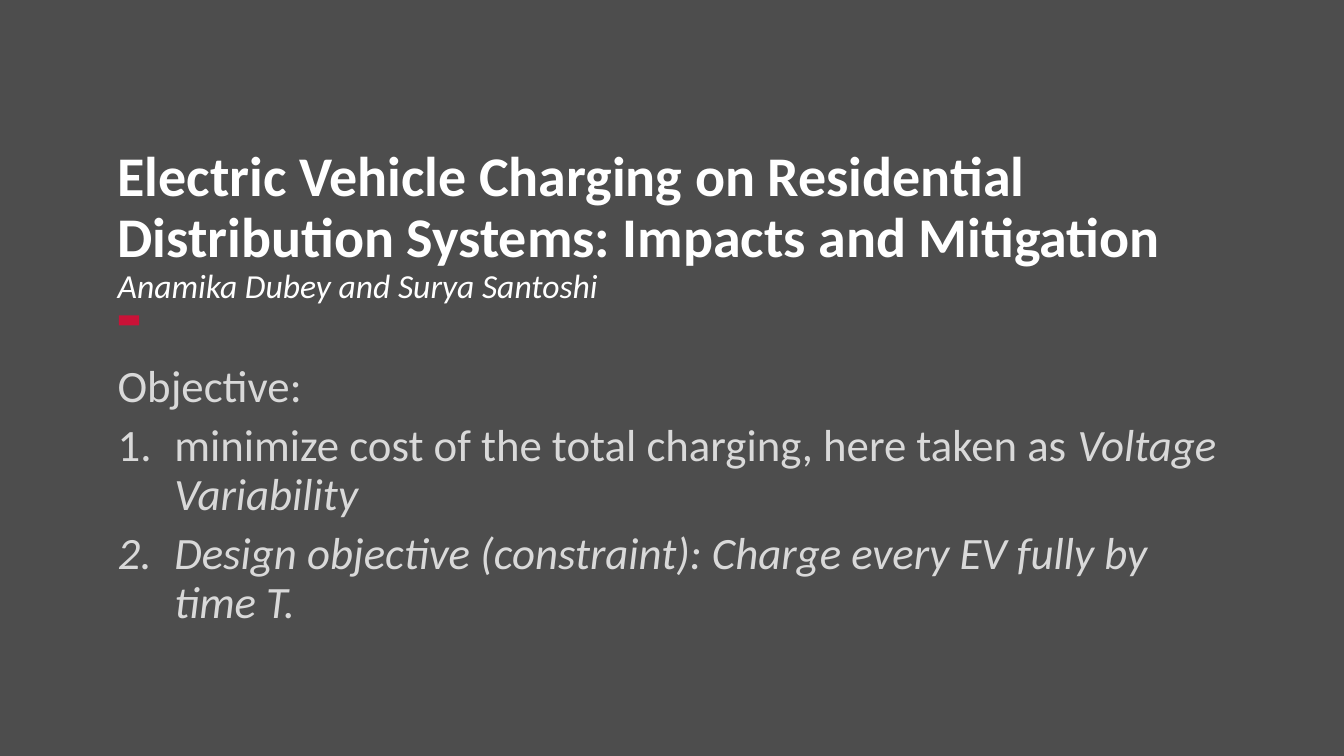
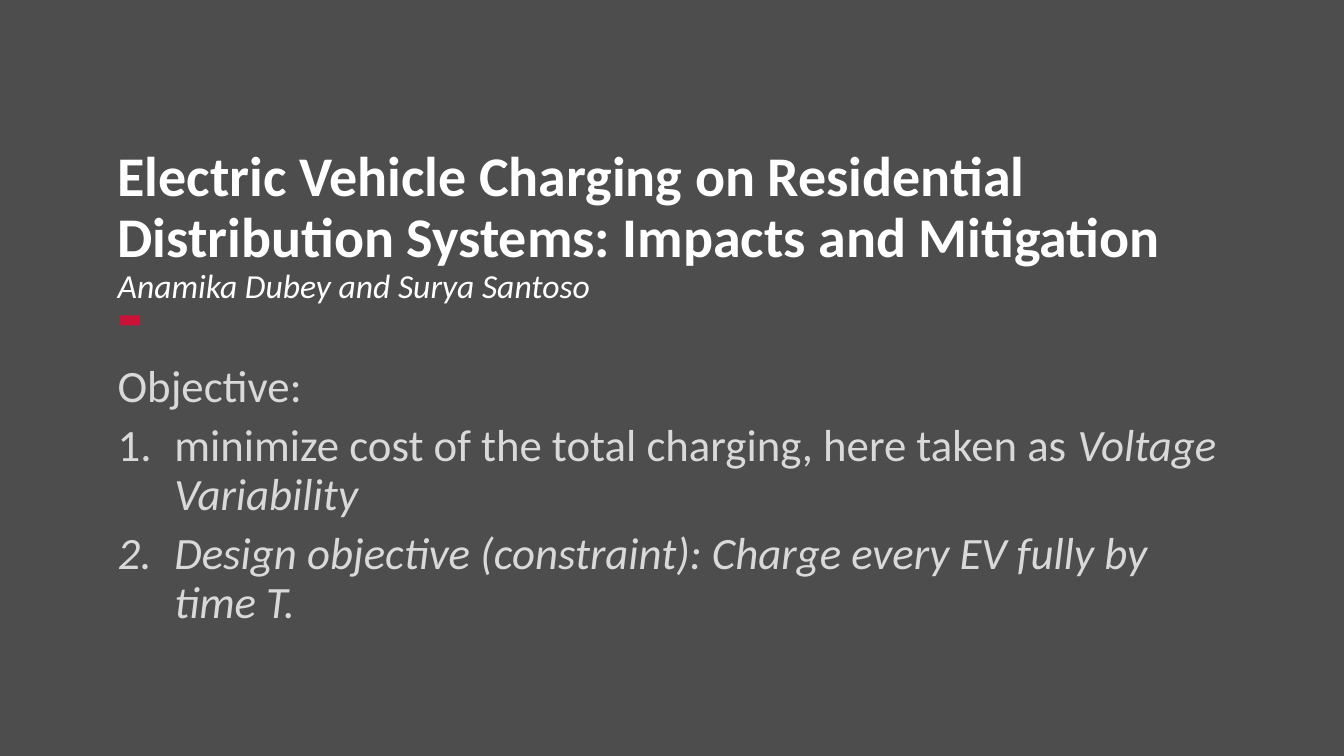
Before and after one commit to Realife-Brahmin/OriginalDocsHub, a slide deck: slide 4 of research_showcase/dynamicProgramming_aryan_ritwajeet_jha.pptx. Drawn at 1344x756 pixels with LibreOffice and Linux fonts; fonts in the diff are those of the drawing; background and template pictures are left out. Boxes give left, top, right and bottom in pixels: in the first picture for what was removed or moved away, otherwise in the second. Text is boxed around its words. In the diff, an @@ line names an element or a change of style, - is before the commit and + after.

```diff
--- a/research_showcase/dynamicProgramming_aryan_ritwajeet_jha.pptx
+++ b/research_showcase/dynamicProgramming_aryan_ritwajeet_jha.pptx
@@ title at (118, 156, 1160, 304): text changed @@
-Electric Vehicle Charging on Residential Distribution Systems: Impacts and Mitigation
-Anamika Dubey and Surya Santoshi
+Electric Vehicle Charging on Residential Distribution Systems: Impacts and Mitigation
+Anamika Dubey and Surya Santoso
```
Also in this commit, not shown: 3 other slides changed, 2 slides added, 4 slides removed.
